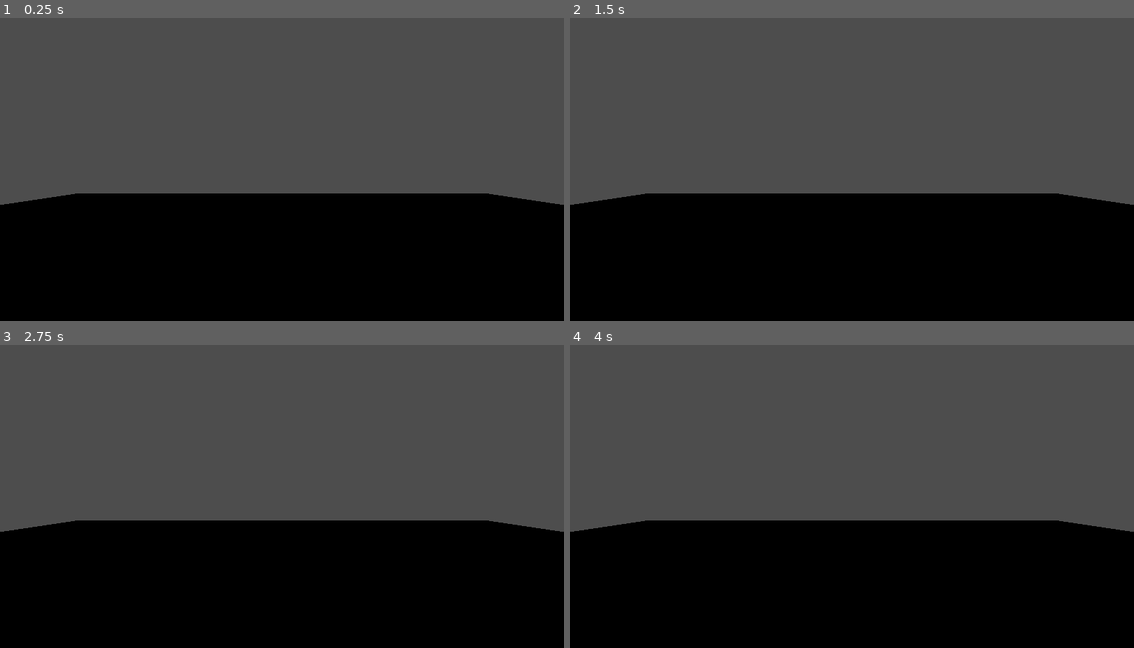
Above: before the commit, frames 1-4 (two rows, left to right).
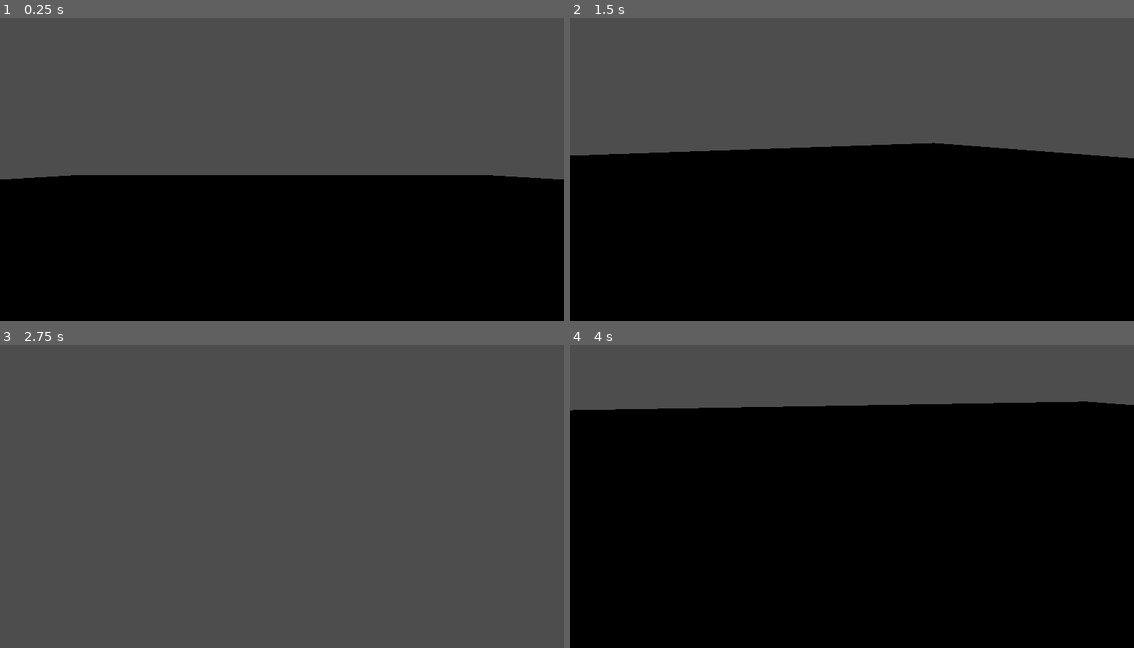
Above: after the commit, the same moments.

Repository: AleksandarHaralanov/godot-horror-playtest
Game: Godot game, scene res://scenes/world.tscn
Two runs of this game, one before a commit and one after it. Both use one fixed random seed, a clock stepped at 60 frames per second and the inputs below.
Inputs (mouse positions are in pixels of both pictures, inside the frame that each line leads up to):
- Up to frame 1 (0.25 s): no input
- Up to frame 2 (1.5 s): tap Enter at 0.5 s; move the mouse to (976, 148) at 0.52 s; hold D (right) 0.53-1.28 s; hold Ctrl (crouch, bound only after the commit) 0.53-1.28 s; tap Space (jump) at 0.77, 1.07 s; tap F (flashlight, bound only after the commit) at 0.8, 1.35 s; move the mouse to (739, 178) at 1.27 s; hold S (backward) from 1.28 s (still down)
- Up to frame 3 (2.75 s): tap Space (jump) at 1.52, 1.82, 2.3 s; tap Shift (sprint, bound only after the commit) at 1.55 s; move the mouse to (338, 420) at 2.02 s; release S (backward) at 2.03 s; hold D (right) from 2.03 s (still down); hold Shift (sprint, bound only after the commit) from 2.03 s (still down)
- Up to frame 4 (4 s): tap Space (jump) at 2.75, 2.85, 3.02, 3.32, 3.77 s; move the mouse to (823, 554) at 2.77 s; release D (right) at 2.78 s; release Shift (sprint, bound only after the commit) at 2.78 s; hold W (forward) 2.78-3.53 s; tap Ctrl (crouch, bound only after the commit) at 3.05 s; move the mouse to (1021, 535) at 3.52 s; hold A (left) from 3.53 s (still down); hold Ctrl (crouch, bound only after the commit) from 3.53 s (still down); tap F (flashlight, bound only after the commit) at 3.8 s

The runs differ from the first frame. In frame 1, 6.4% of the frame differs, in the area x 0-100%, y 51-62%; in frame 2, 15%; in frame 3, 42%, in the area x 0-100%, y 57-100%; in frame 4, 38%.

Commit message:
Fix camera script, add flashlight, add sprint and crouch

Diff:
--- a/project.godot
+++ b/project.godot
@@ -42,3 +42,18 @@
 "events": [Object(InputEventKey,"resource_local_to_scene":false,"resource_name":"","device":-1,"window_id":0,"alt_press …(191 unchanged characters)…
 ]
 }
+sprint={
+"deadzone": 0.5,
+"events": [Object(InputEventKey,"resource_local_to_scene":false,"resource_name":"","device":-1,"window_id":0,"alt_pressed":false,"shift_pressed":false,"ctrl_pressed":false,"meta_pressed":false,"pressed":false,"keycode":0,"physical_keycode":4194325,"key_label":0,"unicode":0,"location":0,"echo":false,"script":null)
+]
+}
+crouch={
+"deadzone": 0.5,
+"events": [Object(InputEventKey,"resource_local_to_scene":false,"resource_name":"","device":-1,"window_id":0,"alt_pressed":false,"shift_pressed":false,"ctrl_pressed":false,"meta_pressed":false,"pressed":false,"keycode":0,"physical_keycode":4194326,"key_label":0,"unicode":0,"location":0,"echo":false,"script":null)
+]
+}
+flashlight={
+"deadzone": 0.5,
+"events": [Object(InputEventKey,"resource_local_to_scene":false,"resource_name":"","device":-1,"window_id":0,"alt_pressed":false,"shift_pressed":false,"ctrl_pressed":false,"meta_pressed":false,"pressed":false,"keycode":0,"physical_keycode":70,"key_label":0,"unicode":102,"location":0,"echo":false,"script":null)
+]
+}
--- a/scenes/player.tscn
+++ b/scenes/player.tscn
@@ -1,13 +1,15 @@
-[gd_scene load_steps=5 format=3 uid="uid://dtrykwk7pmyk5"]
+[gd_scene load_steps=6 format=3 uid="uid://dtrykwk7pmyk5"]
 
-[ext_resource type="Script" path="res://scripts/player.gd" id="1_3sq64"]
-[ext_resource type="Script" path="res://scripts/camera.gd" id="2_dsrs7"]
+[ext_resource type="Script" path="res://scripts/player/player.gd" id="1_3sq64"]
+[ext_resource type="Script" path="res://scripts/player/camera.gd" id="2_v68vc"]
+[ext_resource type="Script" path="res://scripts/player/flashlight.gd" id="3_ivbhy"]
 
 [sub_resource type="CapsuleShape3D" id="CapsuleShape3D_6ils4"]
 
 [sub_resource type="CapsuleMesh" id="CapsuleMesh_731cy"]
 
 [node name="Player" type="CharacterBody3D"]
+transform = Transform3D(1, 0, 0, 0, 1, 0, 0, 0, 1, 0, 1, 0)
 script = ExtResource("1_3sq64")
 
 [node name="Collision" type="CollisionShape3D" parent="."]
@@ -18,6 +20,12 @@
 
 [node name="Head" type="Node3D" parent="."]
 transform = Transform3D(1, 0, 0, 0, 1, 0, 0, 0, 1, 0, 0.5, 0)
-script = ExtResource("2_dsrs7")
+script = ExtResource("2_v68vc")
 
 [node name="Camera" type="Camera3D" parent="Head"]
+
+[node name="Flashlight" type="SpotLight3D" parent="Head"]
+transform = Transform3D(1, 0, 0, 0, 1, 0, 0, 0, 1, 0, 0, -0.5)
+light_color = Color(1, 1, 0.772549, 1)
+spot_angle = 20.0
+script = ExtResource("3_ivbhy")
--- a/scenes/world.tscn
+++ b/scenes/world.tscn
@@ -1,22 +1,14 @@
-[gd_scene load_steps=4 format=3 uid="uid://cvt6nqbtodtjm"]
+[gd_scene load_steps=2 format=3 uid="uid://cvt6nqbtodtjm"]
 
 [ext_resource type="PackedScene" uid="uid://dtrykwk7pmyk5" path="res://scenes/player.tscn" id="1_euj77"]
 
-[sub_resource type="BoxShape3D" id="BoxShape3D_thmga"]
-
-[sub_resource type="PlaneMesh" id="PlaneMesh_jdqr6"]
-
 [node name="World" type="Node3D"]
 
-[node name="Ground" type="StaticBody3D" parent="."]
-transform = Transform3D(10, 0, 0, 0, 1, 0, 0, 0, 10, 0, 0, 0)
+[node name="Stage" type="Node3D" parent="."]
 
-[node name="Collision" type="CollisionShape3D" parent="Ground"]
-transform = Transform3D(2, 0, 0, 0, 0.01, 0, 0, 0, 2, 0, 0, 0)
-shape = SubResource("BoxShape3D_thmga")
-
-[node name="Mesh" type="MeshInstance3D" parent="Ground"]
-mesh = SubResource("PlaneMesh_jdqr6")
+[node name="Ground" type="CSGBox3D" parent="Stage"]
+transform = Transform3D(1, 0, 0, 0, 1, 0, 0, 0, 1, 0, -0.5, 0)
+use_collision = true
+size = Vector3(50, 1, 50)
 
 [node name="Player" parent="." instance=ExtResource("1_euj77")]
-transform = Transform3D(1, 0, 0, 0, 1, 0, 0, 0, 1, 0, 1, 0)
--- /dev/null
+++ b/scripts/player/camera.gd
@@ -0,0 +1,13 @@
+extends Node3D
+
+
+const MOUSE_SENSITIVITY = 0.005
+
+func _ready():
+	Input.mouse_mode = Input.MOUSE_MODE_CAPTURED
+
+func _input(event: InputEvent) -> void:
+	if event is InputEventMouseMotion:
+		get_parent().rotate_y(-event.relative.x * MOUSE_SENSITIVITY)
+		rotate_x(-event.relative.y * MOUSE_SENSITIVITY)
+		rotation.x = clamp(rotation.x, deg_to_rad(-90), deg_to_rad(90))
--- /dev/null
+++ b/scripts/player/flashlight.gd
@@ -0,0 +1,6 @@
+extends SpotLight3D
+
+
+func _input(_event: InputEvent) -> void:
+	if Input.is_action_just_pressed("flashlight"):
+		visible = !visible
--- /dev/null
+++ b/scripts/player/player.gd
@@ -0,0 +1,34 @@
+extends CharacterBody3D
+
+var current_speed = 5.0
+
+const WALKING_SPEED = 5.0
+const SPRINTING_SPEED = 10.0
+const CROUCHING_SPEED = 2.5
+
+const JUMP_VELOCITY = 4.5
+
+func _physics_process(delta: float) -> void:
+	if Input.is_action_pressed("sprint") and !Input.is_action_pressed("crouch"):
+		current_speed = SPRINTING_SPEED
+	elif Input.is_action_pressed("crouch") and !Input.is_action_pressed("sprint"):
+		current_speed = CROUCHING_SPEED
+	else:
+		current_speed = WALKING_SPEED
+
+	if not is_on_floor():
+		velocity += get_gravity() * delta
+
+	if Input.is_action_just_pressed("jump") and is_on_floor():
+		velocity.y = JUMP_VELOCITY
+
+	var input_dir := Input.get_vector("left", "right", "forward", "backward")
+	var direction := (transform.basis * Vector3(input_dir.x, 0, input_dir.y)).normalized()
+	if direction:
+		velocity.x = direction.x * current_speed
+		velocity.z = direction.z * current_speed
+	else:
+		velocity.x = move_toward(velocity.x, 0, current_speed)
+		velocity.z = move_toward(velocity.z, 0, current_speed)
+
+	move_and_slide()
